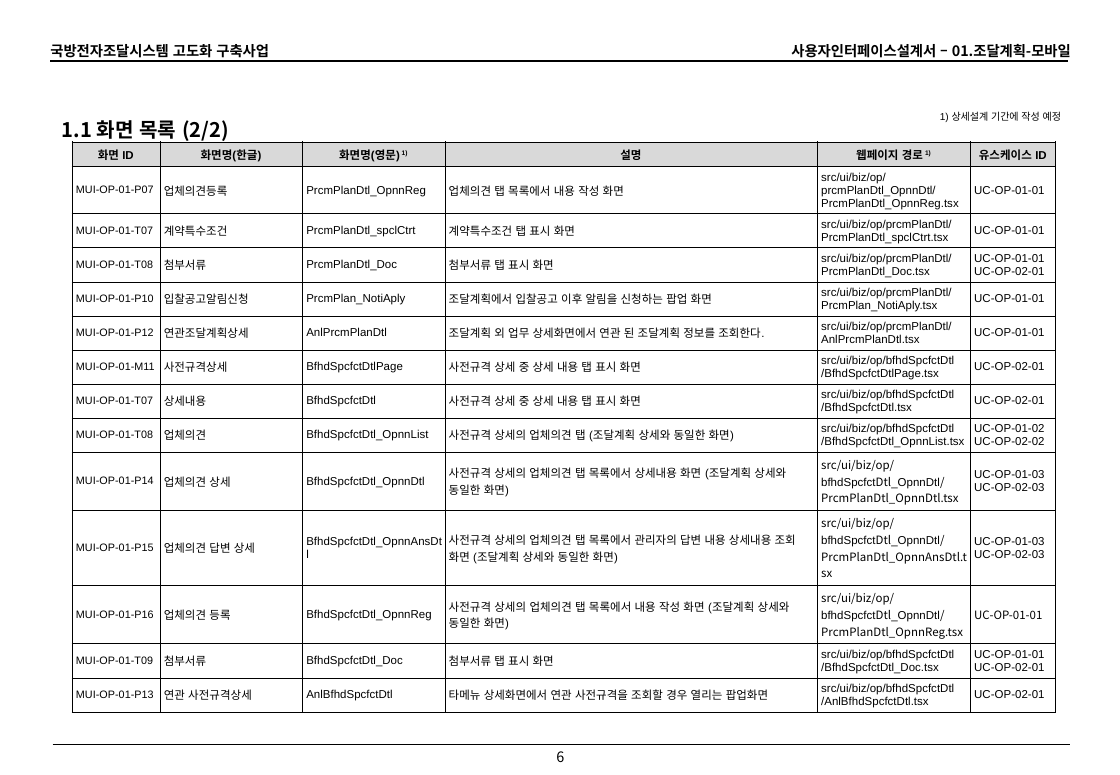
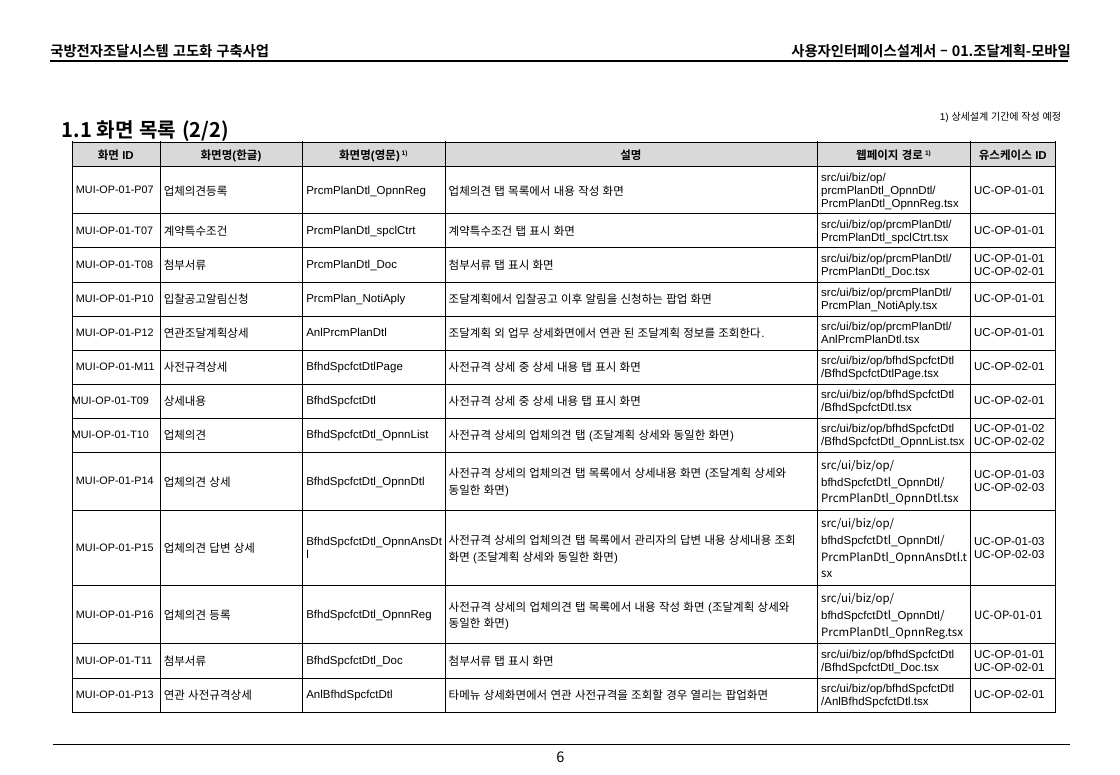
Before and after one commit to joshuaysid-spec/d2b-mobile-front, a slide deck: slide 7 of docs/spec/D2BA-AP-3CD-0601-사용자인터페이스설계서-01.조달계획-모바일_v0.85.pptx. Drawn at 1120x775 pixels with LibreOffice and Linux fonts; fonts in the diff are those of the drawing; background and template pictures are left out. Boxes give left, top, right and bottom in pixels: in the first picture for what was removed or moved away, otherwise in the second. Text is boxed around its words. In the diff, an @@ line names an element or a change of style, - is before the commit and + after.

```diff
--- a/docs/spec/D2BA-AP-3CD-0601-사용자인터페이스설계서-01.조달계획-모바일_v0.85.pptx
+++ b/docs/spec/D2BA-AP-3CD-0601-사용자인터페이스설계서-01.조달계획-모바일_v0.85.pptx
@@ table at box(71, 142, 1056, 712) @@
-row 8, column 1: MUI-OP-01-T07
+row 8, column 1: MUI-OP-01-T09
-row 9, column 1: MUI-OP-01-T08
+row 9, column 1: MUI-OP-01-T10
-row 13, column 1: MUI-OP-01-T09
+row 13, column 1: MUI-OP-01-T11
```
Also in this commit, not shown: 3 other slides changed, 2 other files.
